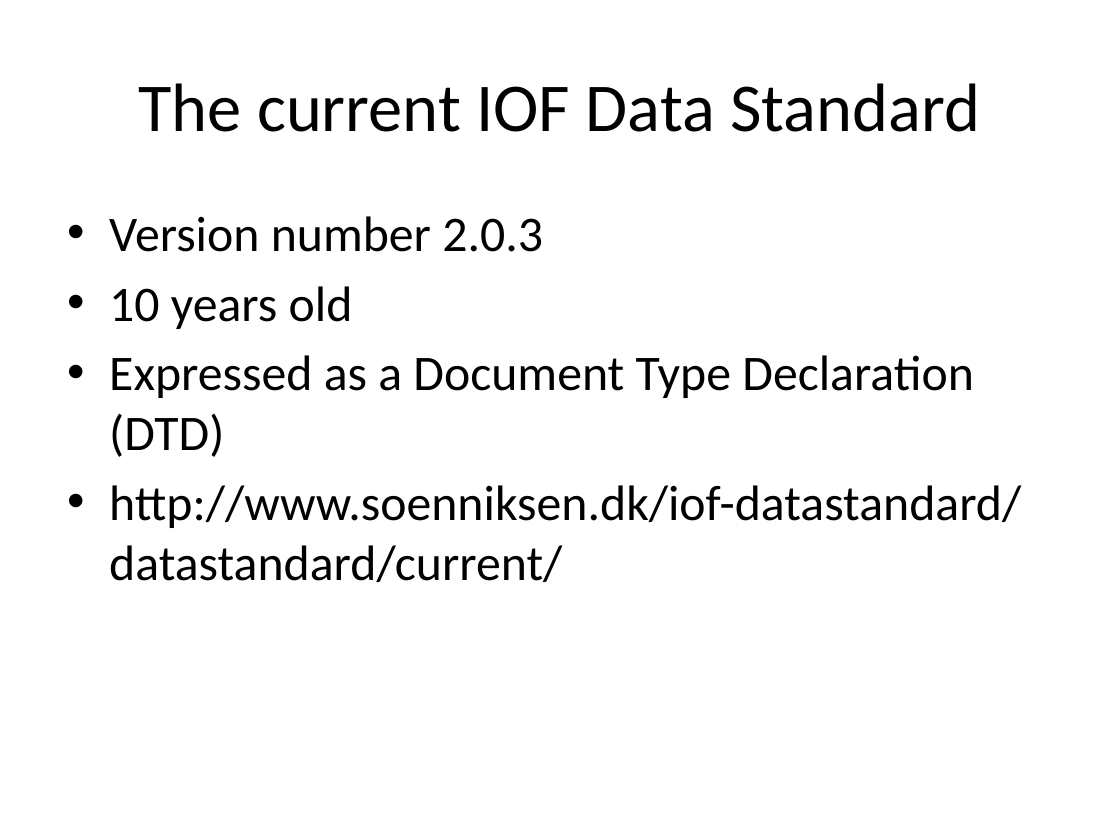
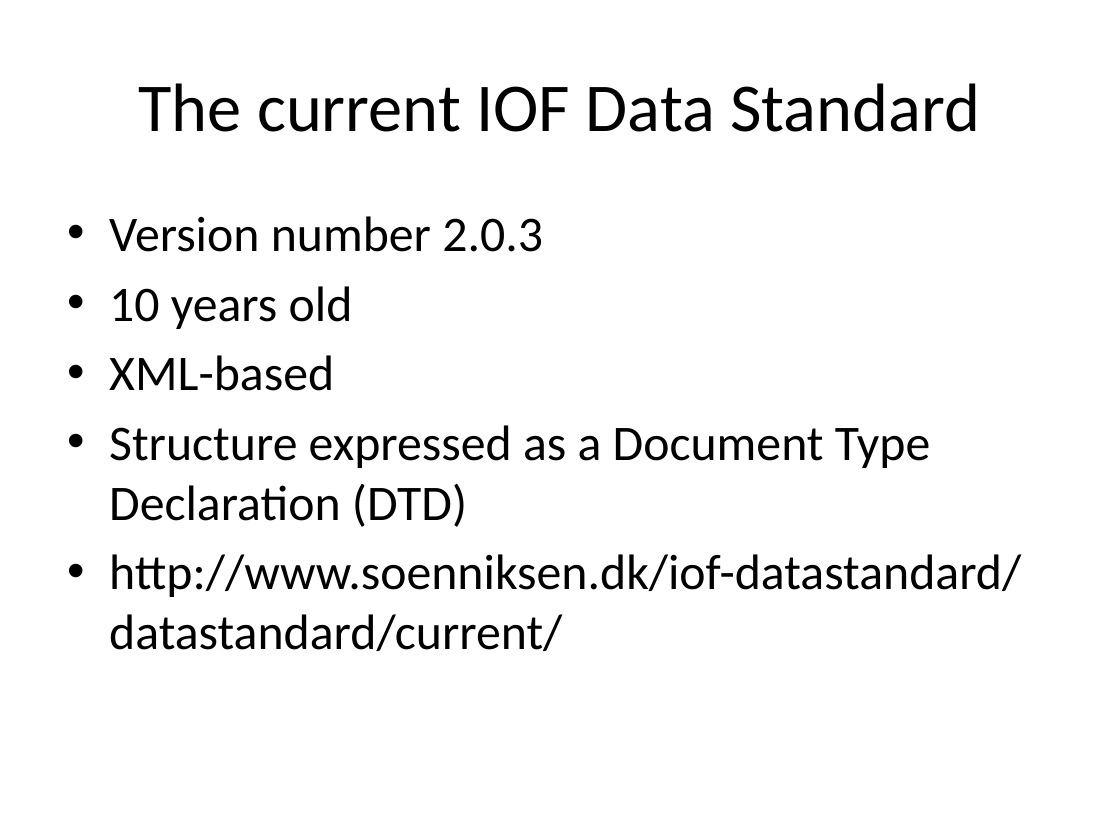
Before and after one commit to hennings/iof-data-standard-v3, a slide deck: slide 3 of Documents/New IOF Data Standard.pptx. Drawn at 1120x840 pixels with LibreOffice and Linux fonts; fonts in the diff are those of the drawing. Boxes give left, top, right and bottom in pixels: in the first picture for what was removed or moved away, otherwise in the second. Text is boxed around its words. In the diff, an @@ line names an element or a change of style, - is before the commit and + after.

Commit message:
Updated powerpoint document.

```diff
--- a/Documents/New IOF Data Standard.pptx
+++ b/Documents/New IOF Data Standard.pptx
@@ text at (x1=109, y1=355, x2=930, y2=527): text changed @@
-• Expressed as a Document Type Declaration (DTD)
+• XML-based
+• Structure expressed as a Document Type Declaration (DTD)
```
Also in this commit, not shown: 1 other slide changed, 5 slides added, 1 other file.
